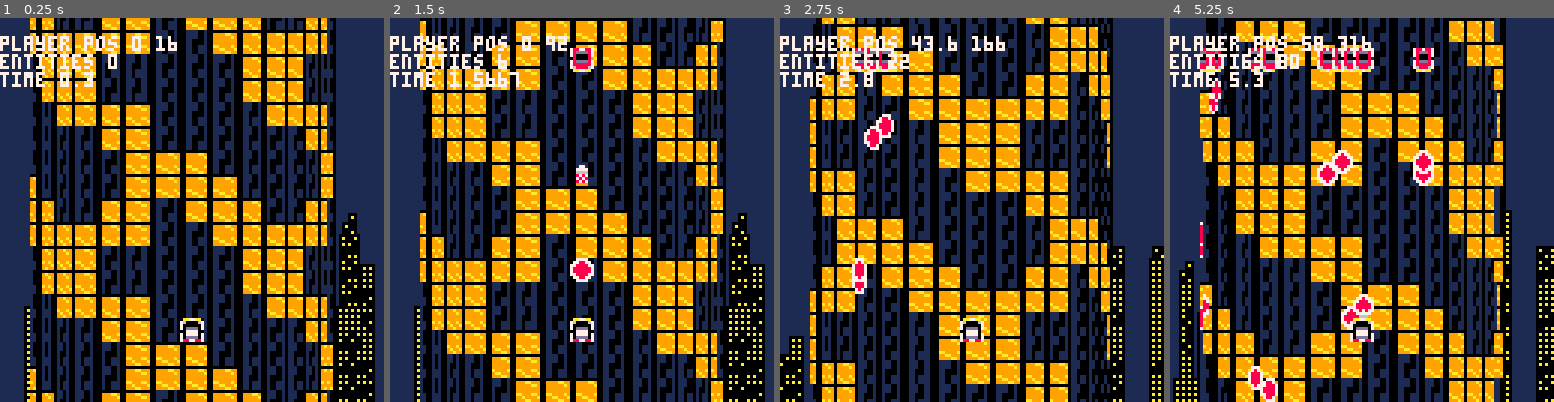
Above: before the commit, frames 1-4 (left to right).
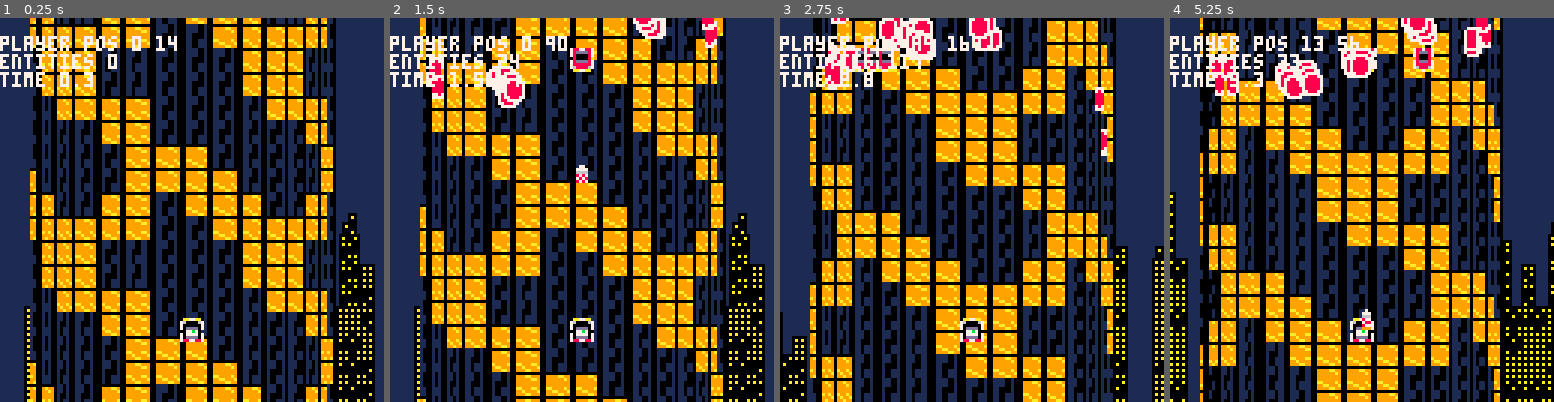
Above: after the commit, the same moments.

Repository: totobono4/microtower
Game: PICO-8 cartridge microtower.p8
Two runs of this game, one before a commit and one after it. Both use one fixed random seed, a clock stepped at 60 frames per second and the inputs below.
Inputs:
- Up to frame 1 (0.25 s): no input
- Up to frame 2 (1.5 s): tap X (X key) at 0.33, 1.07 s; tap O (Z key) at 0.7 s
- Up to frame 3 (2.75 s): hold Right 1.6-2.1 s; tap O (Z key) at 1.7, 2.1, 2.5 s; tap X (X key) at 1.85 s; hold Right from 2.47 s (still down)
- Up to frame 4 (5.25 s): tap O (Z key) every 0.4 s from 2.9 to 4.9 s; tap X (X key) at 2.97, 4.08, 5.2 s; release Right at 3.03 s; hold Left 3.08-3.58 s; hold Right 4.02-4.68 s; hold Left from 5.08 s (still down)

The runs differ from the first frame. In frame 1, 24% of the frame differs, in the area x 7-87%, y 0-100%; in frame 2, 25%; in frame 3, 42%; in frame 4, 67%, in the area x 0-100%, y 0-100%.

Commit message:
pattern and hitbox

Diff:
--- a/microtower.p8
+++ b/microtower.p8
@@ -15,6 +15,10 @@
 
 	update_inputs()
 	update_entities()
+
+	if hit() then
+		load_level(0)
+	end
 end
 
 function _draw()
@@ -22,8 +26,8 @@
 
  draw_map()
  draw_blocs()
+ draw_player()
  draw_entities()
- draw_player()
 
  debug()
 end
@@ -81,10 +85,6 @@
 		pattern=function(self)
 			self.y+=4
 		end,
-		bullets={
-			cd=0,
-			last=0,
-		}
 	},
 	[e_ids.bullet]={
 		s={
@@ -95,12 +95,25 @@
 		},
 		attached=false,
 		pattern=function(self)
-			self.y-=4
+			local p=tower.p
+			if self.y-p.y+(128-p.o.y)<0 then
+				del(tower.e,self)
+			end
+			if self.y-p.y>128 then
+				del(tower.e,self)
+			end
+
+			local y=cos(self.dir+self.rot)*speed.y
+			local x=sin(self.dir+self.rot)
+			if y>-.1 and y<.1 then
+				del(tower.e,self)
+			end
+
+			self.y+=y
+			self.x+=x
 		end,
-		bullets={
-			cd=1,
-			last=0,
-		}
+		dir=0,
+		rot=0,
 	},
 	[e_ids.enemy]={
 		s={
@@ -111,15 +124,19 @@
 		},
 		attached=false,
 		pattern=function(self)
-			if game_time-self.bullets.last>=self.bullets.cd then
-				self.bullets.last=game_time
-				spawn_bullet(self.x,self.y,1)
+			if game_time-self.b_last>=self.b_cd then
+				self.b_last=game_time
+				spawn_bullet(self,.25,.15)
+				spawn_bullet(self,.27,.15)
+				spawn_bullet(self,.29,.15)
+				spawn_bullet(self,.75,.15)
+				spawn_bullet(self,.77,.15)
+				spawn_bullet(self,.79,.15)
 			end
 		end,
-		bullets={
-			cd=1,
-			last=0,
-		}
+		spwn_t=0,
+		b_cd=.4,
+		b_last=-99,
 	},
 }
 
@@ -195,12 +212,14 @@
 			w=e_dat[e.id].s.w,
 			h=e_dat[e.id].s.h,
 		},
-		bullets={
-			cd=e_dat[e.id].bullets.cd,
-			last=e_dat[e.id].bullets.last,
-		},
+		spwn_t=game_time,
+		b_cd=e_dat[e.id].b_cd,
+		b_last=e_dat[e.id].b_last,
 		attached=e_dat[e.id].attached,
 		pattern=e_dat[e.id].pattern,
+
+		dir=e.dir,
+		rot=e.rot,
 
 		x=e.x,
 		y=e.y,
@@ -234,6 +253,11 @@
 	tower.p.x+=mv.x*speed.x
 	tower.p.x%=256
 	tower.p.y+=1*speed.y
+end
+
+function hit()
+	local p=tower.p
+	return pget(p.o.x+4,p.o.y+4)!=11
 end
 
 function spawn_rocket()
@@ -248,12 +272,14 @@
 	end
 end
 
-function spawn_bullet(x,y)
+function spawn_bullet(e,dir,rot)
 	local p=tower.p
 	add(tower.e,new_entity({
 		id=e_ids.bullet,
-		x=x,
-		y=y,
+		x=e.x,
+		y=e.y,
+		dir=dir,
+		rot=rot*(game_time-e.spwn_t),
 	}))
 end
 
@@ -373,7 +399,7 @@
 		mv.x+=1
 	end
 	if btn(❎) then
-		mv.x/=2.5
+		mv.x/=speed.x
 		spawn_rocket()
 	end
 	if btn(🅾️) then
@@ -396,18 +422,18 @@
 0000000076000067aa9aa9aa7658856778dddd870000000000000000000000000000000000000000000000000000000000000000000000000000000000000000
 0080080070000007f9a87a9f76588567780000870000000000000000000000000000000000000000000000000000000000000000000000000000000000000000
 0008800070dddd079a7787a976555567f800008f0000000000000000000000000000000000000000000000000000000000000000000000000000000000000000
-00088000f077770f9a8778a97685586778dddd870000000000000000000000000000000000000000000000000000000000000000000000000000000000000000
+00088000f077b70f9a8778a97685586778dddd870000000000000000000000000000000000000000000000000000000000000000000000000000000000000000
 0080080070777707f9a78a9f76855867788888870000000000000000000000000000000000000000000000000000000000000000000000000000000000000000
 0000000070dddd07aa9aa9aa76655667768888670000000000000000000000000000000000000000000000000000000000000000000000000000000000000000
 0000000078877887faf99faff778877ffaa77aaf0000000000000000000000000000000000000000000000000000000000000000000000000000000000000000
-11111111ffffffffff7777ff1cccccc1000000000000000000000000000000000000000000000000000000000000000000000000000000000000000000000000
-11111111fff77ffff778877fcc1111cc000000000000000000000000000000000000000000000000000000000000000000000000000000000000000000000000
-11111111ff7777ff77888877c1c11c1c000000000000000000000000000000000000000000000000000000000000000000000000000000000000000000000000
+11111111fffffffff777777f1cccccc1000000000000000000000000000000000000000000000000000000000000000000000000000000000000000000000000
+11111111fff77fff77888877cc1111cc000000000000000000000000000000000000000000000000000000000000000000000000000000000000000000000000
+11111111ff7777ff78888887c1c11c1c000000000000000000000000000000000000000000000000000000000000000000000000000000000000000000000000
 11111111ff6666ff78888887c11cc11c000000000000000000000000000000000000000000000000000000000000000000000000000000000000000000000000
 11111111ff8787ff78888887c11cc11c000000000000000000000000000000000000000000000000000000000000000000000000000000000000000000000000
-11111111ff7878ff77888877c1c11c1c000000000000000000000000000000000000000000000000000000000000000000000000000000000000000000000000
-11111111ff8787fff778877fcc1111cc000000000000000000000000000000000000000000000000000000000000000000000000000000000000000000000000
-11111111ff9999ffff7777ff1cccccc1000000000000000000000000000000000000000000000000000000000000000000000000000000000000000000000000
+11111111ff7878ff78888887c1c11c1c000000000000000000000000000000000000000000000000000000000000000000000000000000000000000000000000
+11111111ff8787ff77888877cc1111cc000000000000000000000000000000000000000000000000000000000000000000000000000000000000000000000000
+11111111ff9999fff777777f1cccccc1000000000000000000000000000000000000000000000000000000000000000000000000000000000000000000000000
 11111111111111111111111111111111111111111111111111111111111111111111111100000000000000000000000000000000000000000000000000000000
 111111111111000111111111111100011111111111111111111111111111111111111111000000000000000000000000000000000000000000000000099a9900
 1111111111110a011111111111110a0100000000000000000000011100000111011111110000000000000000000000000000000000000000000000000999a900
